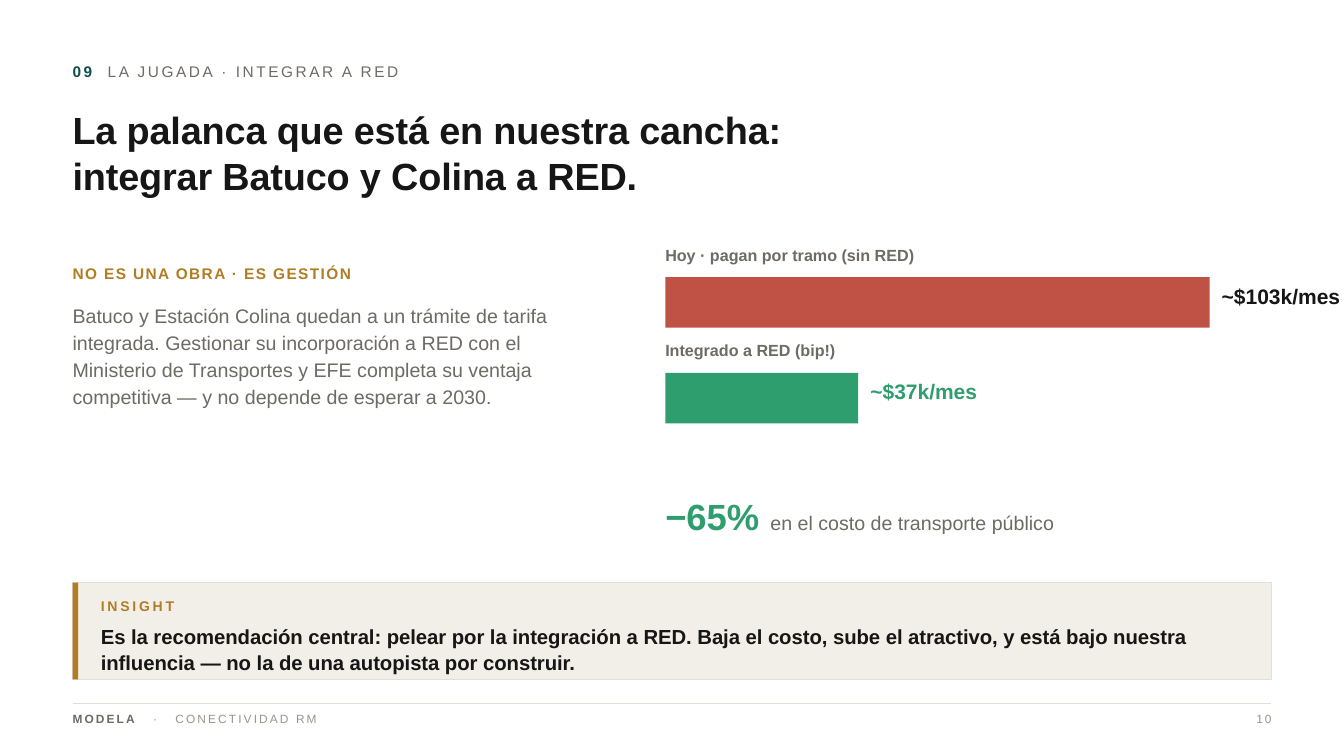
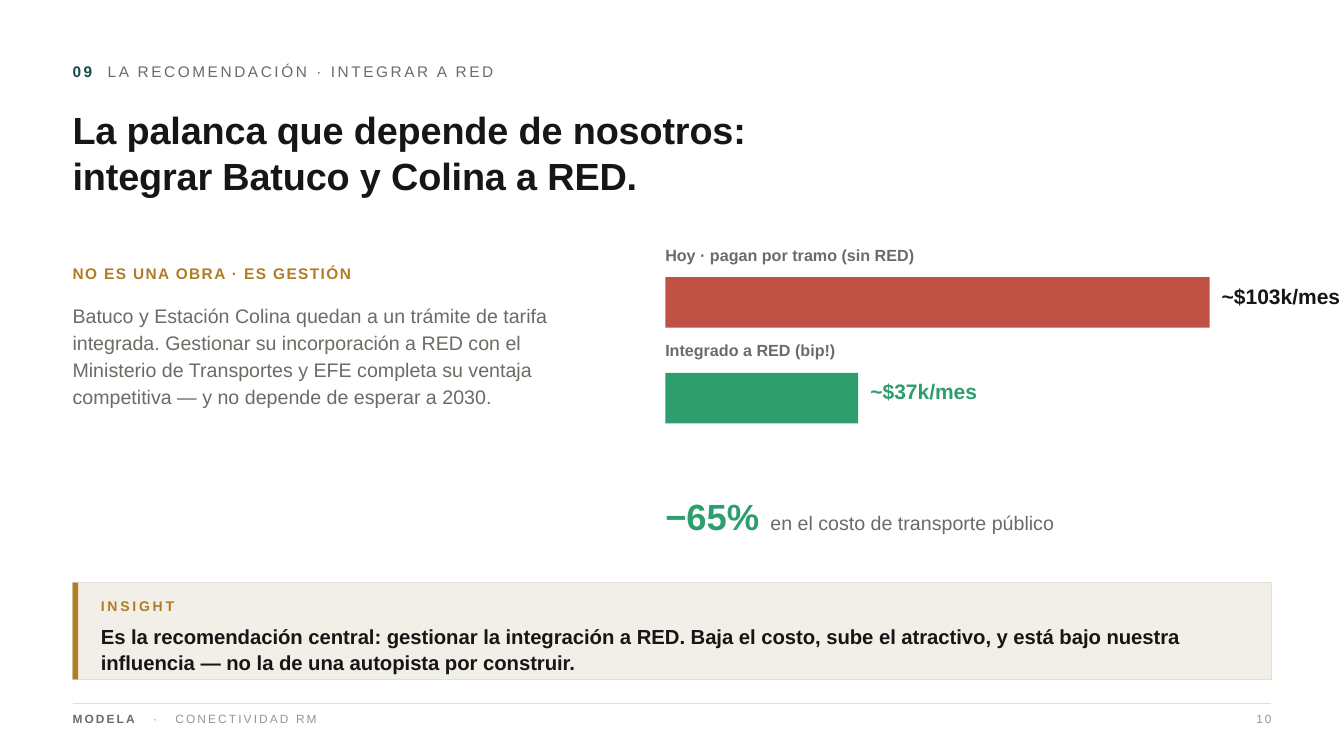
Before and after one commit to modela-simulador/modela-simulador, a slide deck: slide 10 of public/conectividad/Conectividad-Modela-Directorio-12.pptx. Drawn at 1344x756 pixels with LibreOffice and Linux fonts; fonts in the diff are those of the drawing. Boxes give left, top, right and bottom in pixels: in the first picture for what was removed or moved away, otherwise in the second. Text is boxed around its words. In the diff, an @@ line names an element or a change of style, - is before the commit and + after.

```diff
--- a/public/conectividad/Conectividad-Modela-Directorio-12.pptx
+++ b/public/conectividad/Conectividad-Modela-Directorio-12.pptx
@@ text at <box>73,65,494,77</box>: text changed @@
-09 LA JUGADA · INTEGRAR A RED
+09 LA RECOMENDACIÓN · INTEGRAR A RED
@@ text at <box>73,116,746,151</box>: text changed @@
-La palanca que está en nuestra cancha:
+La palanca que depende de nosotros:
@@ text at <box>101,629,1180,675</box>: text changed @@
-Es la recomendación central: pelear por la integración a RED. Baja el costo, sube el atractivo, y está bajo nuestra influencia — no la de una autopista por construir.
+Es la recomendación central: gestionar la integración a RED. Baja el costo, sube el atractivo, y está bajo nuestra influencia — no la de una autopista por construir.
```
Also in this commit, not shown: 6 other slides changed, 1 slide added, 1 slide removed, 39 other files.
